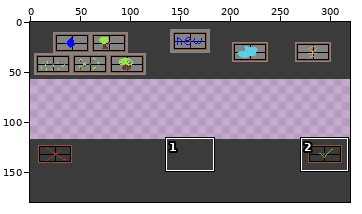
Two states of a sprite sheet, texture-packer/raw/prepare/background.png. The picture above shows the old version from afar; the outline marks the close-up.
Close-up. First the earlier version:
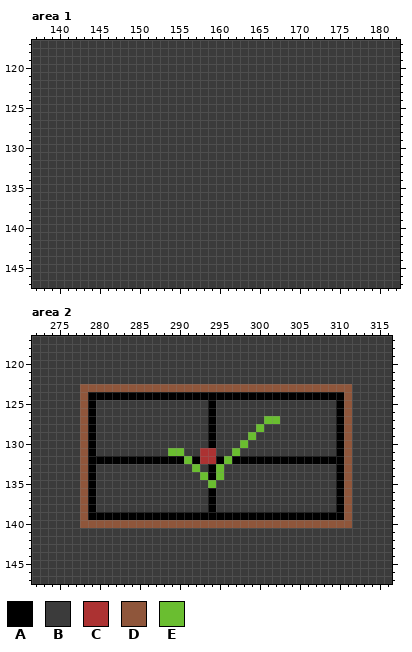
The file is 320x180 pixels. Shown: area 1: x 137..182, y 117..147; area 2: x 272..316, y 117..147. The commit also changed other parts of the picture, which this record leaves out.
Palette (. is transparent): A #000000  B #3b3b3b  C #ac3232  D #8f563b  E #6abe30
Pixels before, area 1, first column x 137:
117 BBBBBBBBBBBBBBBBBBBBBBBBBBBBBBBBBBBBBBBBBBBBBB
118 BBBBBBBBBBBBBBBBBBBBBBBBBBBBBBBBBBBBBBBBBBBBBB
119 BBBBBBBBBBBBBBBBBBBBBBBBBBBBBBBBBBBBBBBBBBBBBB
120 BBBBBBBBBBBBBBBBBBBBBBBBBBBBBBBBBBBBBBBBBBBBBB
121 BBBBBBBBBBBBBBBBBBBBBBBBBBBBBBBBBBBBBBBBBBBBBB
122 BBBBBBBBBBBBBBBBBBBBBBBBBBBBBBBBBBBBBBBBBBBBBB
123 BBBBBBBBBBBBBBBBBBBBBBBBBBBBBBBBBBBBBBBBBBBBBB
124 BBBBBBBBBBBBBBBBBBBBBBBBBBBBBBBBBBBBBBBBBBBBBB
125 BBBBBBBBBBBBBBBBBBBBBBBBBBBBBBBBBBBBBBBBBBBBBB
126 BBBBBBBBBBBBBBBBBBBBBBBBBBBBBBBBBBBBBBBBBBBBBB
127 BBBBBBBBBBBBBBBBBBBBBBBBBBBBBBBBBBBBBBBBBBBBBB
128 BBBBBBBBBBBBBBBBBBBBBBBBBBBBBBBBBBBBBBBBBBBBBB
129 BBBBBBBBBBBBBBBBBBBBBBBBBBBBBBBBBBBBBBBBBBBBBB
130 BBBBBBBBBBBBBBBBBBBBBBBBBBBBBBBBBBBBBBBBBBBBBB
131 BBBBBBBBBBBBBBBBBBBBBBBBBBBBBBBBBBBBBBBBBBBBBB
132 BBBBBBBBBBBBBBBBBBBBBBBBBBBBBBBBBBBBBBBBBBBBBB
133 BBBBBBBBBBBBBBBBBBBBBBBBBBBBBBBBBBBBBBBBBBBBBB
134 BBBBBBBBBBBBBBBBBBBBBBBBBBBBBBBBBBBBBBBBBBBBBB
135 BBBBBBBBBBBBBBBBBBBBBBBBBBBBBBBBBBBBBBBBBBBBBB
136 BBBBBBBBBBBBBBBBBBBBBBBBBBBBBBBBBBBBBBBBBBBBBB
137 BBBBBBBBBBBBBBBBBBBBBBBBBBBBBBBBBBBBBBBBBBBBBB
138 BBBBBBBBBBBBBBBBBBBBBBBBBBBBBBBBBBBBBBBBBBBBBB
139 BBBBBBBBBBBBBBBBBBBBBBBBBBBBBBBBBBBBBBBBBBBBBB
140 BBBBBBBBBBBBBBBBBBBBBBBBBBBBBBBBBBBBBBBBBBBBBB
141 BBBBBBBBBBBBBBBBBBBBBBBBBBBBBBBBBBBBBBBBBBBBBB
142 BBBBBBBBBBBBBBBBBBBBBBBBBBBBBBBBBBBBBBBBBBBBBB
143 BBBBBBBBBBBBBBBBBBBBBBBBBBBBBBBBBBBBBBBBBBBBBB
144 BBBBBBBBBBBBBBBBBBBBBBBBBBBBBBBBBBBBBBBBBBBBBB
145 BBBBBBBBBBBBBBBBBBBBBBBBBBBBBBBBBBBBBBBBBBBBBB
146 BBBBBBBBBBBBBBBBBBBBBBBBBBBBBBBBBBBBBBBBBBBBBB
147 BBBBBBBBBBBBBBBBBBBBBBBBBBBBBBBBBBBBBBBBBBBBBB
Pixels before, area 2, first column x 272:
117 BBBBBBBBBBBBBBBBBBBBBBBBBBBBBBBBBBBBBBBBBBBBB
118 BBBBBBBBBBBBBBBBBBBBBBBBBBBBBBBBBBBBBBBBBBBBB
119 BBBBBBBBBBBBBBBBBBBBBBBBBBBBBBBBBBBBBBBBBBBBB
120 BBBBBBBBBBBBBBBBBBBBBBBBBBBBBBBBBBBBBBBBBBBBB
121 BBBBBBBBBBBBBBBBBBBBBBBBBBBBBBBBBBBBBBBBBBBBB
122 BBBBBBBBBBBBBBBBBBBBBBBBBBBBBBBBBBBBBBBBBBBBB
123 BBBBBBDDDDDDDDDDDDDDDDDDDDDDDDDDDDDDDDDDBBBBB
124 BBBBBBDAAAAAAAAAAAAAAAAAAAAAAAAAAAAAAAADBBBBB
125 BBBBBBDABBBBBBBBBBBBBBABBBBBBBBBBBBBBBADBBBBB
126 BBBBBBDABBBBBBBBBBBBBBABBBBBBBBBBBBBBBADBBBBB
127 BBBBBBDABBBBBBBBBBBBBBABBBBBBEEBBBBBBBADBBBBB
128 BBBBBBDABBBBBBBBBBBBBBABBBBBEBBBBBBBBBADBBBBB
129 BBBBBBDABBBBBBBBBBBBBBABBBBEBBBBBBBBBBADBBBBB
130 BBBBBBDABBBBBBBBBBBBBBABBBEBBBBBBBBBBBADBBBBB
131 BBBBBBDABBBBBBBBBEEBBCCBBEBBBBBBBBBBBBADBBBBB
132 BBBBBBDAAAAAAAAAAAAEACCAEAAAAAAAAAAAAAADBBBBB
133 BBBBBBDABBBBBBBBBBBBEBAEBBBBBBBBBBBBBBADBBBBB
134 BBBBBBDABBBBBBBBBBBBBEAEBBBBBBBBBBBBBBADBBBBB
135 BBBBBBDABBBBBBBBBBBBBBEBBBBBBBBBBBBBBBADBBBBB
136 BBBBBBDABBBBBBBBBBBBBBABBBBBBBBBBBBBBBADBBBBB
137 BBBBBBDABBBBBBBBBBBBBBABBBBBBBBBBBBBBBADBBBBB
138 BBBBBBDABBBBBBBBBBBBBBABBBBBBBBBBBBBBBADBBBBB
139 BBBBBBDAAAAAAAAAAAAAAAAAAAAAAAAAAAAAAAADBBBBB
140 BBBBBBDDDDDDDDDDDDDDDDDDDDDDDDDDDDDDDDDDBBBBB
141 BBBBBBBBBBBBBBBBBBBBBBBBBBBBBBBBBBBBBBBBBBBBB
142 BBBBBBBBBBBBBBBBBBBBBBBBBBBBBBBBBBBBBBBBBBBBB
143 BBBBBBBBBBBBBBBBBBBBBBBBBBBBBBBBBBBBBBBBBBBBB
144 BBBBBBBBBBBBBBBBBBBBBBBBBBBBBBBBBBBBBBBBBBBBB
145 BBBBBBBBBBBBBBBBBBBBBBBBBBBBBBBBBBBBBBBBBBBBB
146 BBBBBBBBBBBBBBBBBBBBBBBBBBBBBBBBBBBBBBBBBBBBB
147 BBBBBBBBBBBBBBBBBBBBBBBBBBBBBBBBBBBBBBBBBBBBB
The result:
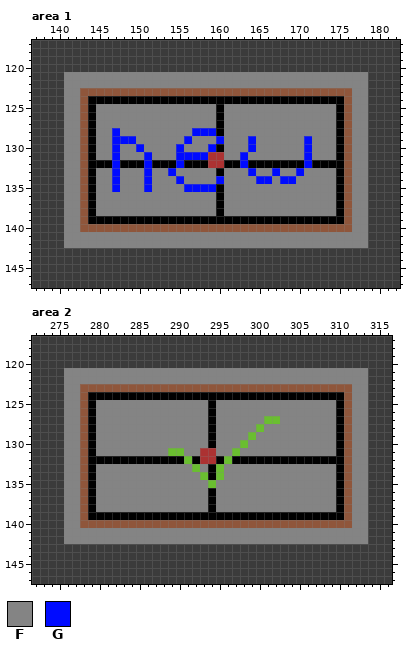
Colours new in this view: F #848484  G #000bff
The edit:
Changed rows in their new state; - is an unchanged pixel.
Area 1:
first column x 141:
121 FFFFFFFFFFFFFFFFFFFFFFFFFFFFFFFFFFFFFF
122 FFFFFFFFFFFFFFFFFFFFFFFFFFFFFFFFFFFFFF
123 FFDDDDDDDDDDDDDDDDDDDDDDDDDDDDDDDDDDFF
124 FFDAAAAAAAAAAAAAAAAAAAAAAAAAAAAAAAADFF
125 FFDAFFFFFFFFFFFFFFFAFFFFFFFFFFFFFFADFF
126 FFDAFFFFFFFFFFFFFFFAFFFFFFFFFFFFFFADFF
127 FFDAFFFFFFFFFFFFFFFAFFFFFFFFFFFFFFADFF
128 FFDAFFGFFFFFFFFFGGGAFFFFFFFFFFFFFFADFF
129 FFDAFFGGGFFFFFFGFFFGFFFGFFFFFFGFFFADFF
130 FFDAFFGFFGFFFFGFFFGAFFFGFFFFFFGFFFADFF
131 FFDAFFGFFFGFFFGGGGCCFFGFFFFFFFGFFFADFF
132 FFDAAAGAAAGAAAGAAACCAAGAAAAAAAGAAAADFF
133 FFDAFFGFFFGFFGFFFFFAFFFGFFGFFGFFFFADFF
134 FFDAFFGFFFGFFFGFFFFGFFFFGGFGGFFFFFADFF
135 FFDAFFGFFFGFFFFGGGGAFFFFFFFFFFFFFFADFF
136 FFDAFFFFFFFFFFFFFFFAFFFFFFFFFFFFFFADFF
137 FFDAFFFFFFFFFFFFFFFAFFFFFFFFFFFFFFADFF
138 FFDAFFFFFFFFFFFFFFFAFFFFFFFFFFFFFFADFF
139 FFDAAAAAAAAAAAAAAAAAAAAAAAAAAAAAAAADFF
140 FFDDDDDDDDDDDDDDDDDDDDDDDDDDDDDDDDDDFF
141 FFFFFFFFFFFFFFFFFFFFFFFFFFFFFFFFFFFFFF
142 FFFFFFFFFFFFFFFFFFFFFFFFFFFFFFFFFFFFFF
Area 2:
first column x 276:
121 FFFFFFFFFFFFFFFFFFFFFFFFFFFFFFFFFFFFFF
122 FFFFFFFFFFFFFFFFFFFFFFFFFFFFFFFFFFFFFF
123 FF----------------------------------FF
124 FF----------------------------------FF
125 FF--FFFFFFFFFFFFFF-FFFFFFFFFFFFFFF--FF
126 FF--FFFFFFFFFFFFFF-FFFFFFFFFFFFFFF--FF
127 FF--FFFFFFFFFFFFFF-FFFFFF--FFFFFFF--FF
128 FF--FFFFFFFFFFFFFF-FFFFF-FFFFFFFFF--FF
129 FF--FFFFFFFFFFFFFF-FFFF-FFFFFFFFFF--FF
130 FF--FFFFFFFFFFFFFF-FFF-FFFFFFFFFFF--FF
131 FF--FFFFFFFFF--FF--FF-FFFFFFFFFFFF--FF
132 FF----------------------------------FF
133 FF--FFFFFFFFFFFF-F--FFFFFFFFFFFFFF--FF
134 FF--FFFFFFFFFFFFF---FFFFFFFFFFFFFF--FF
135 FF--FFFFFFFFFFFFFF-FFFFFFFFFFFFFFF--FF
136 FF--FFFFFFFFFFFFFF-FFFFFFFFFFFFFFF--FF
137 FF--FFFFFFFFFFFFFF-FFFFFFFFFFFFFFF--FF
138 FF--FFFFFFFFFFFFFF-FFFFFFFFFFFFFFF--FF
139 FF----------------------------------FF
140 FF----------------------------------FF
141 FFFFFFFFFFFFFFFFFFFFFFFFFFFFFFFFFFFFFF
142 FFFFFFFFFFFFFFFFFFFFFFFFFFFFFFFFFFFFFF
Boxes around the changes in both close-ups, in picture pixels (x1, y1, x2, y2):
changed: (64, 72, 368, 248)
changed: (64, 368, 368, 544)
